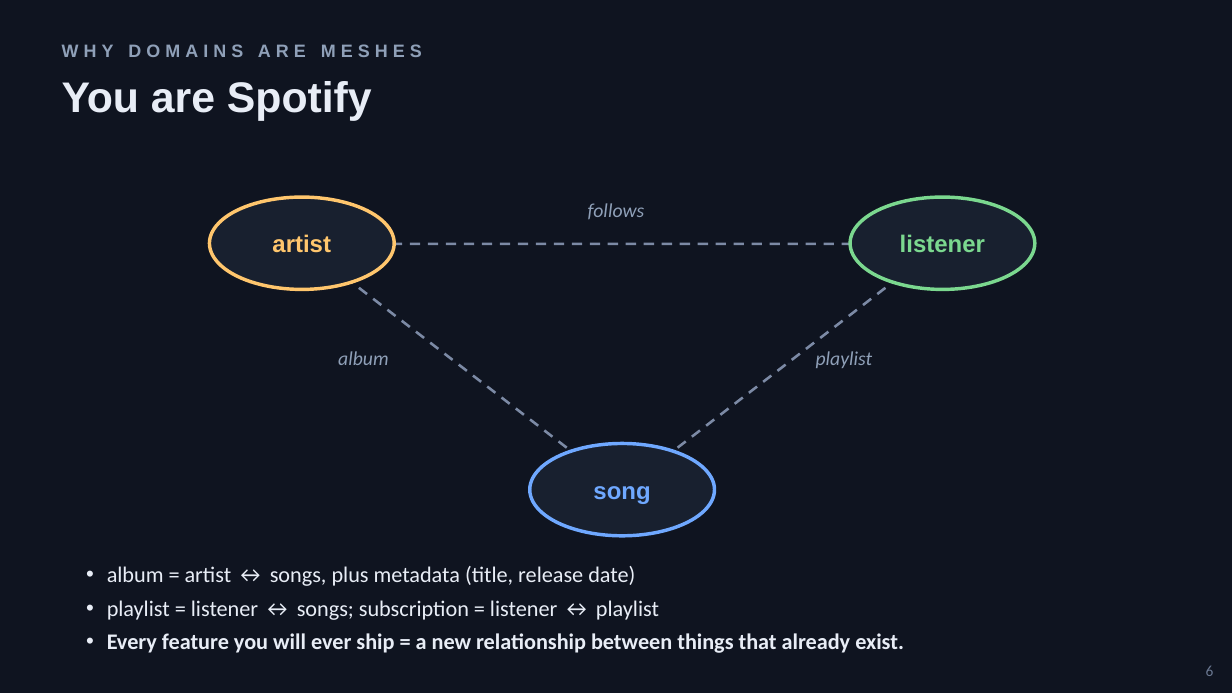
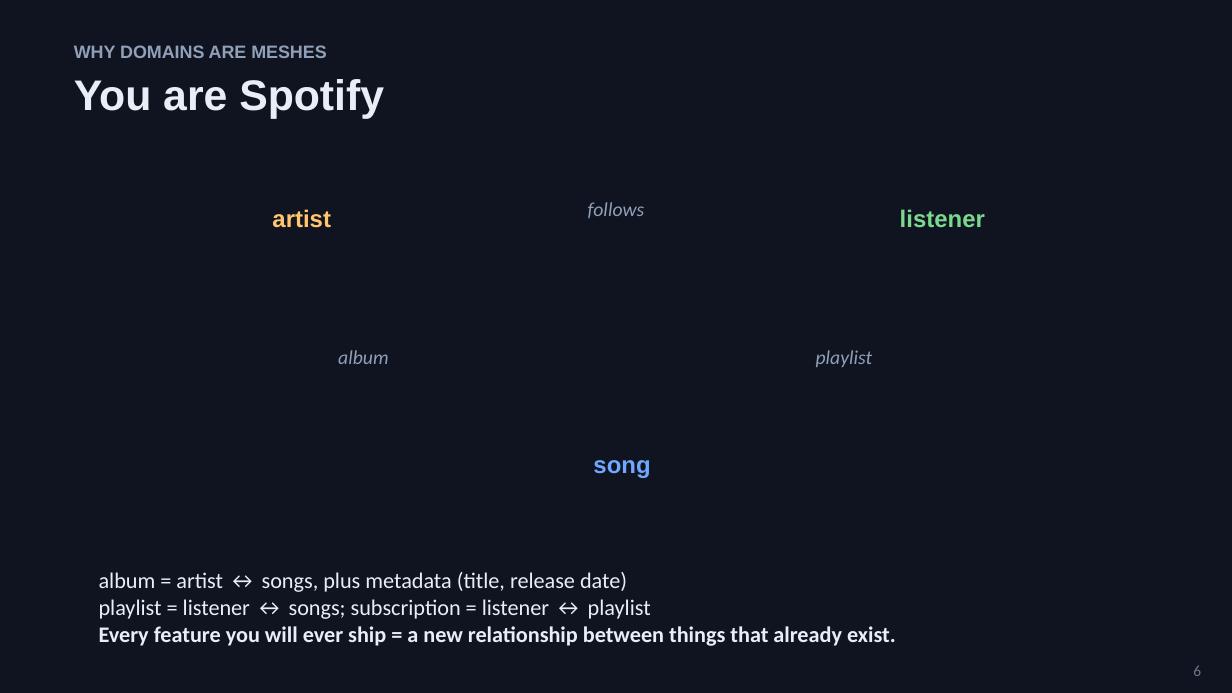
Before and after one commit to 4coders-com-br/datomic-model, a slide deck: slide 6 of domain-modeling-with-datoms.pptx. Drawn at 1232x693 pixels with LibreOffice and Linux fonts; fonts in the diff are those of the drawing. Boxes give left, top, right and bottom in pixels: in the first picture for what was removed or moved away, otherwise in the second. Text is boxed around its words. In the diff, an @@ line names an element or a change of style, - is before the commit and + after.

```diff
--- a/domain-modeling-with-datoms.pptx
+++ b/domain-modeling-with-datoms.pptx
@@ text "WHY DOMAINS ARE MESHES" at [74, 45, 326, 58]: letter spacing 3 to 0 pt; vertical alignment middle to top @@
@@ ellipse removed at [209, 197, 394, 290] @@
@@ vertical alignment middle to top in 7 elements at [1193, 665, 1201, 676], [74, 79, 384, 119], [338, 350, 388, 364], [816, 350, 873, 367], [272, 209, 331, 228], [593, 460, 650, 478], [900, 209, 985, 228] @@
@@ ellipse removed at [850, 197, 1035, 290] @@
@@ line removed from (302, 244) to (622, 490) @@
@@ line removed from (302, 244) to (942, 244) @@
@@ line removed from (942, 244) to (622, 490) @@
@@ ellipse removed at [530, 444, 715, 536] @@
@@ text "album = artist ↔ songs, ..." at [99, 572, 896, 646]: bullet • to none; less space between paragraphs @@
```
Also in this commit, not shown: 54 other slides changed, 9 other files.
